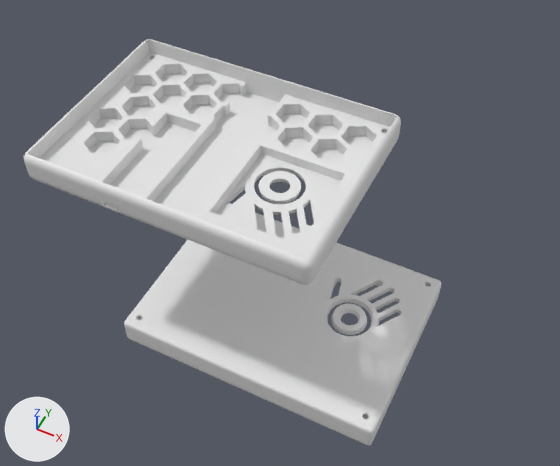
What one commit did to the Blender file 3DModels/spacium-gestu-casing.blend.
Both versions are drawn from a camera (50 mm lens) standing at (969.0, -2004.0, 3082.0) and looking at (-250.0, 435.0, 34.0). Every picture has the same lights, and +X, +Y and +Z are marked at lower left.

Script lines for the objects in view, before the commit:
```python
ob_casing = bpy.data.objects.new('CASING', me_cube_002)
ob_casing.location = (0.0, 0.0, 0.0)
ob_casing_001 = bpy.data.objects.new('CASING.001', me_cube_010)
ob_casing_001.location = (-317.0, 0.0, 1003.0)
ob_casing_001.rotation_euler = (0.0, -3.142, -3.142)  # degrees (0, -180, -180)
ob_mold_manuvr__embossment_001 = bpy.data.objects.new('MOLD_MANUVR__EMBOSSMENT.001', me_sphere_003)
ob_mold_manuvr__embossment_001.location = (308.1, 48.39, 132.4)
ob_mold_manuvr__embossment_001.rotation_euler = (1.571, 6.283, -0.571)  # degrees (90, 360, -33)
ob_mold_manuvr__embossment_001.scale = (0.0175, 0.00652, 0.0175)
```
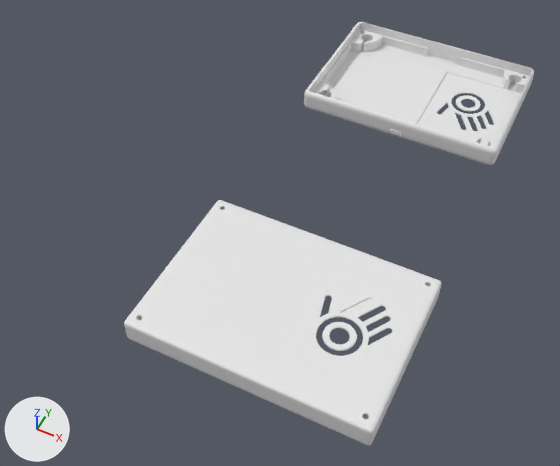
ob_mold_manuvr__embossment_001 is not drawn itself; it is used by a modifier of ob_casing.

Patch to the scene script:
```diff
--- a/3DModels/spacium-gestu-casing.blend.py
+++ b/3DModels/spacium-gestu-casing.blend.py
@@ me_cube_007 @@
+me_cube_007.from_pydata(...)  # 6812 vertices, 4237 faces; spans x -628.0..628.0, y -453.0..453.0, z -28.0..110.0
@@ ob_mold_manuvr__embossment_001 @@
 ob_mold_manuvr__embossment_001 = bpy.data.objects.new('MOLD_MANUVR__EMBOSSMENT.001', me_sphere_003)
-ob_mold_manuvr__embossment_001.location = (308.1, 48.39, 132.4)
+ob_mold_manuvr__embossment_001.location = (308.1, -68.85, 132.4)
 ob_mold_manuvr__embossment_001.rotation_euler = (1.571, 6.283, -0.571)  # degrees (90, 360, -33)
@@ ob_casing_001 @@
-ob_casing_001 = bpy.data.objects.new('CASING.001', me_cube_010)
-ob_casing_001.location = (-317.0, 0.0, 1003.0)
+ob_casing_001 = bpy.data.objects.new('CASING.001', me_cube_007)
+ob_casing_001.location = (-33.0, 2027.0, 0.0)
 ob_casing_001.rotation_euler = (0.0, -3.142, -3.142)  # degrees (0, -180, -180)
```

Pixel boxes (x1, y1, x2, y2) of what changed, in the pictures (560 x 466 px):
'CASING.001', reshaped, moved (39% narrower, 42% shorter): before (24, 39, 401, 285); after (304, 22, 534, 165)
'CASING', reshaped: before (124, 203, 441, 445); after (124, 200, 441, 445)
